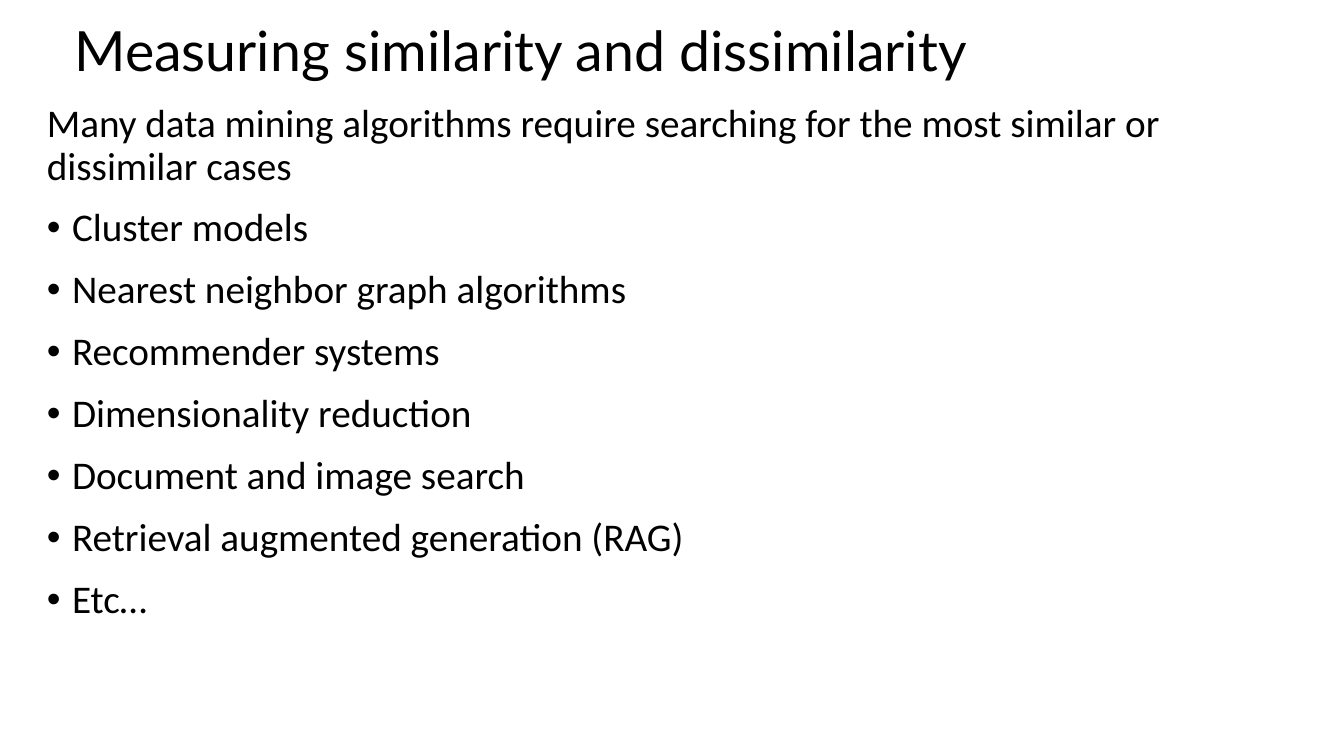
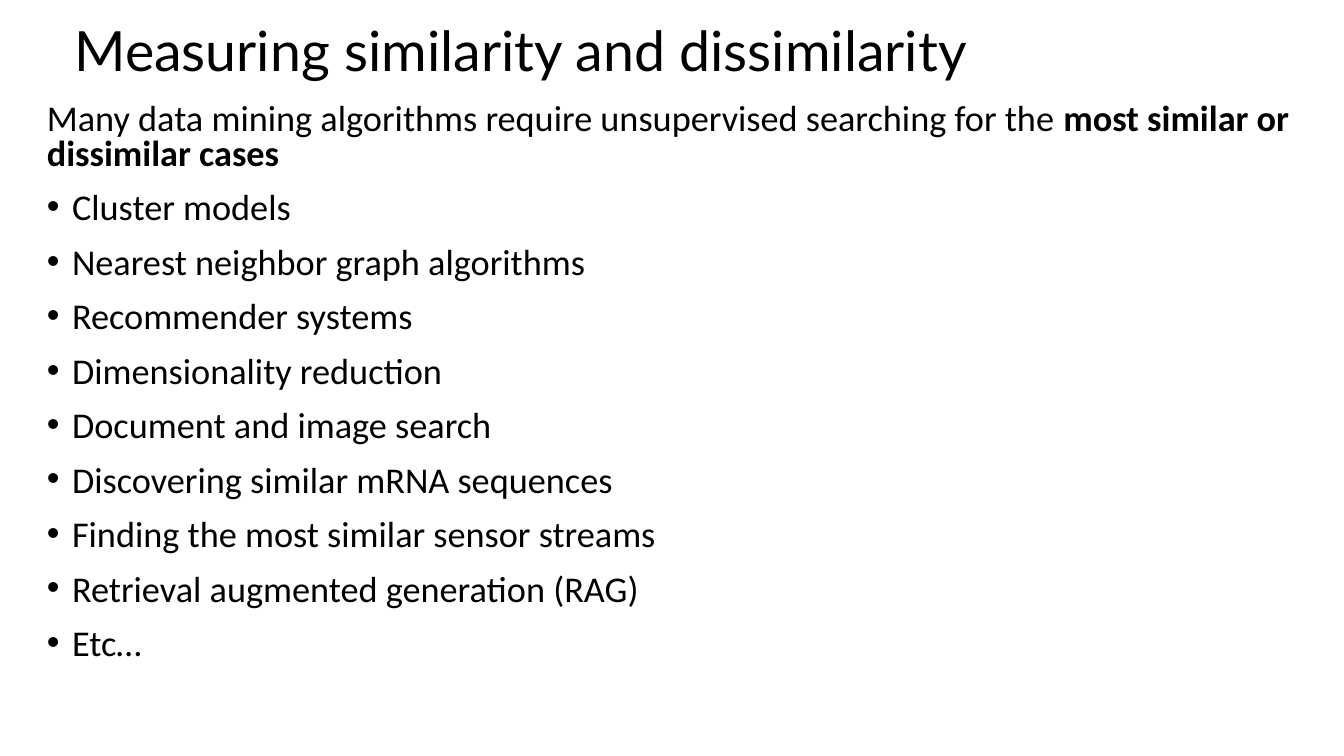
Before and after one commit to jonahneu/CSCI-E-108, a slide deck: slide 3 of slides/2_DistanceAndSimilarityMeasures.pptx. Drawn at 1344x756 pixels with LibreOffice and Linux fonts; fonts in the diff are those of the drawing. Boxes give left, top, right and bottom in pixels: in the first picture for what was removed or moved away, otherwise in the second. Text is boxed around its words. In the diff, an @@ line names an element or a change of style, - is before the commit and + after.

```diff
--- a/slides/2_DistanceAndSimilarityMeasures.pptx
+++ b/slides/2_DistanceAndSimilarityMeasures.pptx
@@ text at box(47, 105, 1289, 167): text changed; size 28 to 25.9 pt @@
-Many data mining algorithms require searching for the most similar or dissimilar cases
+Many data mining algorithms require unsupervised searching for the most similar or dissimilar cases
@@ text at box(72, 194, 638, 657): size 28 to 25.9 pt in "Cluster models", "Nearest neighbor graph algorithms", "Recommender systems", "Dimensionality reduction" and 3 more places; line spacing 0.9 to 0.8 @@
@@ text at box(72, 467, 656, 554): paragraphs added @@
+• Discovering similar mRNA sequences
+• Finding the most similar sensor streams
```
Also in this commit, not shown: 2 other slides changed, 1 slide removed, 1 other file.
